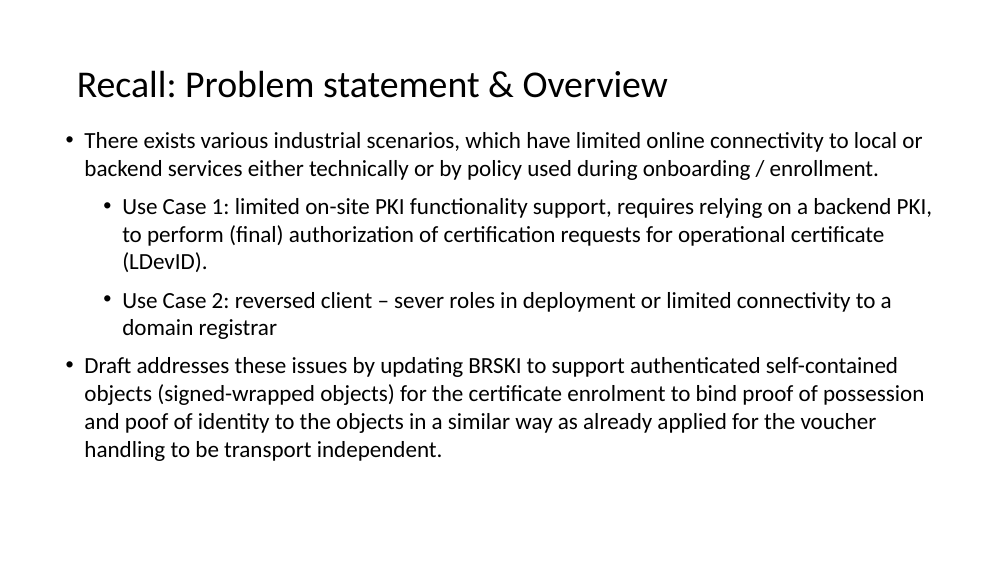
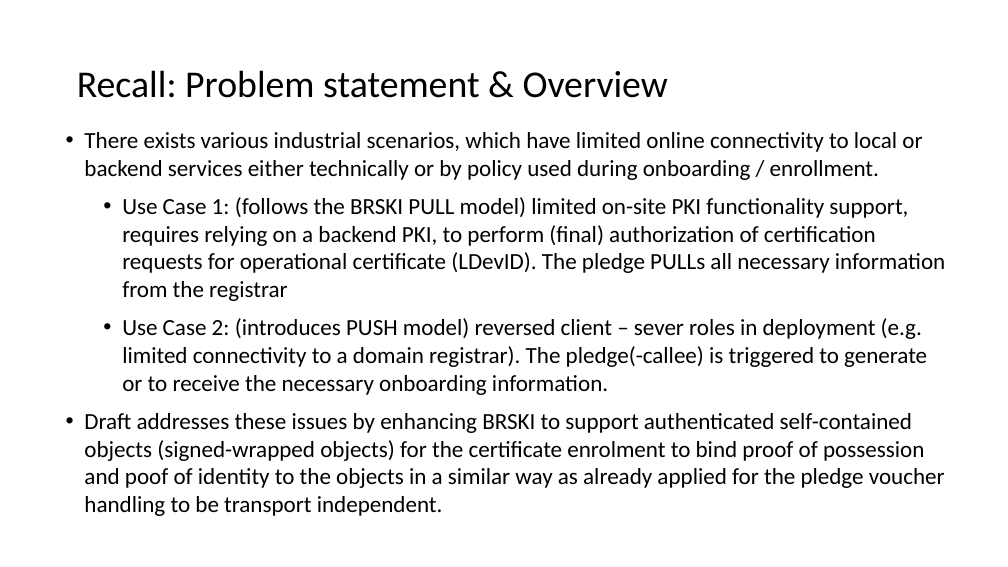
Before and after one commit to anima-wg/anima-brski-ae, a slide deck: slide 2 of slides/slides-109-BRSKI-AE-fries.pptx. Drawn at 1008x567 pixels with LibreOffice and Linux fonts; fonts in the diff are those of the drawing. Boxes give left, top, right and bottom in pixels: in the first picture for what was removed or moved away, otherwise in the second. Text is boxed around its words. In the diff, an @@ line names an element or a change of style, - is before the commit and + after.

```diff
--- a/slides/slides-109-BRSKI-AE-fries.pptx
+++ b/slides/slides-109-BRSKI-AE-fries.pptx
@@ text at (x1=84, y1=197, x2=945, y2=516): text changed @@
-  • Use Case 1: limited on-site PKI functionality support, requires relying on a backend PKI, to perform (final) authorization of certification requests for operational certificate (LDevID).
-  • Use Case 2: reversed client – sever roles in deployment or limited connectivity to a domain registrar
-• Draft addresses these issues by updating BRSKI to support authenticated self-contained objects (signed-wrapped objects) for the certificate enrolment to bind proof of possession and poof of identity to the objects in a similar way as already applied for the voucher handling to be transport independent.
+  • Use Case 1: (follows the BRSKI PULL model) limited on-site PKI functionality support, requires relying on a backend PKI, to perform (final) authorization of certification requests for operational certificate (LDevID). The pledge PULLs all necessary information from the registrar
+  • Use Case 2: (introduces PUSH model) reversed client – sever roles in deployment (e.g. limited connectivity to a domain registrar). The pledge(-callee) is triggered to generate or to receive the necessary onboarding information.
+• Draft addresses these issues by enhancing BRSKI to support authenticated self-contained objects (signed-wrapped objects) for the certificate enrolment to bind proof of possession and poof of identity to the objects in a similar way as already applied for the pledge voucher handling to be transport independent.
```
Also in this commit, not shown: 6 other slides changed, 1 slide added, 1 other file.
